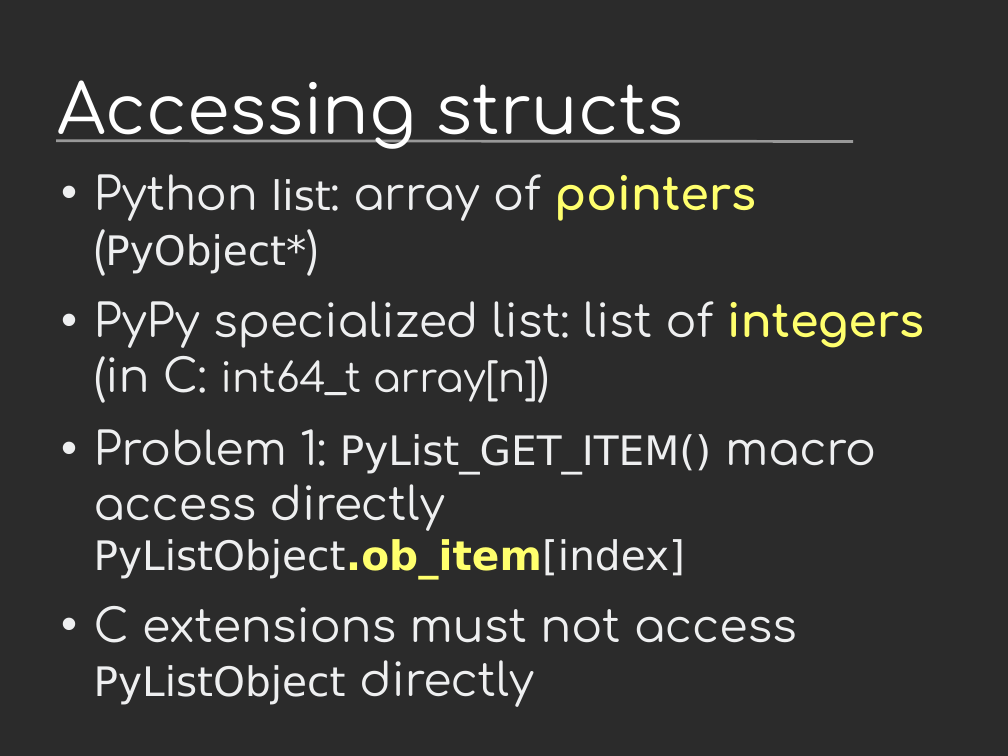
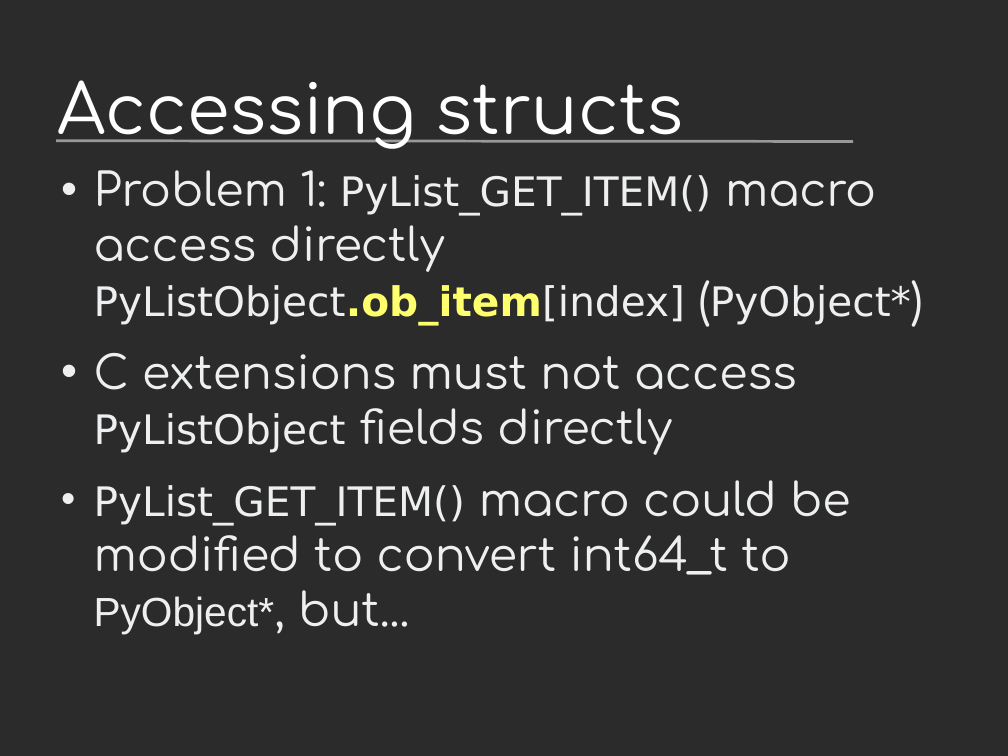
Before and after one commit to vstinner/talks, a slide deck: slide 30 of 2019-EuroPython/python_performance.odp (slide 27 before the commit). Drawn at 1008x756 pixels with LibreOffice and Linux fonts; fonts in the diff are those of the drawing; background and template pictures are left out; a plain dark background stands for a picture behind light text. Boxes give left, top, right and bottom in pixels: in the first picture for what was removed or moved away, otherwise in the second. Text is boxed around its words. In the diff, an @@ line names an element or a change of style, - is before the commit and + after.

Commit message:
EuroPython

```diff
--- a/2019-EuroPython/python_performance.odp
+++ b/2019-EuroPython/python_performance.odp
@@ text at (x1=94, y1=170, x2=911, y2=634): text changed @@
-• Python list: array of pointers (PyObject*)
-• PyPy specialized list: list of integers (in C: int64_t array[n])
-• Problem 1: PyList_GET_ITEM() macro access directly PyListObject.ob_item[index]
-• C extensions must not access PyListObject directly
+• Problem 1: PyList_GET_ITEM() macro access directly PyListObject.ob_item[index] (PyObject*)
+• C extensions must not access PyListObject fields directly
+• PyList_GET_ITEM() macro could be modified to convert int64_t to PyObject*, but...
```
Also in this commit, not shown: 19 other slides changed, 6 slides added, 1 other file.
